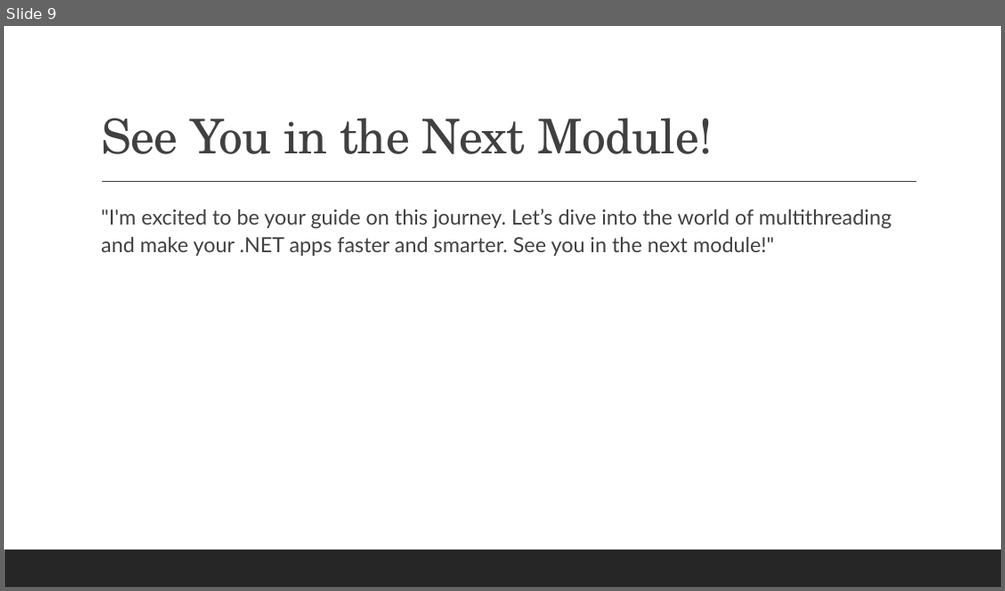
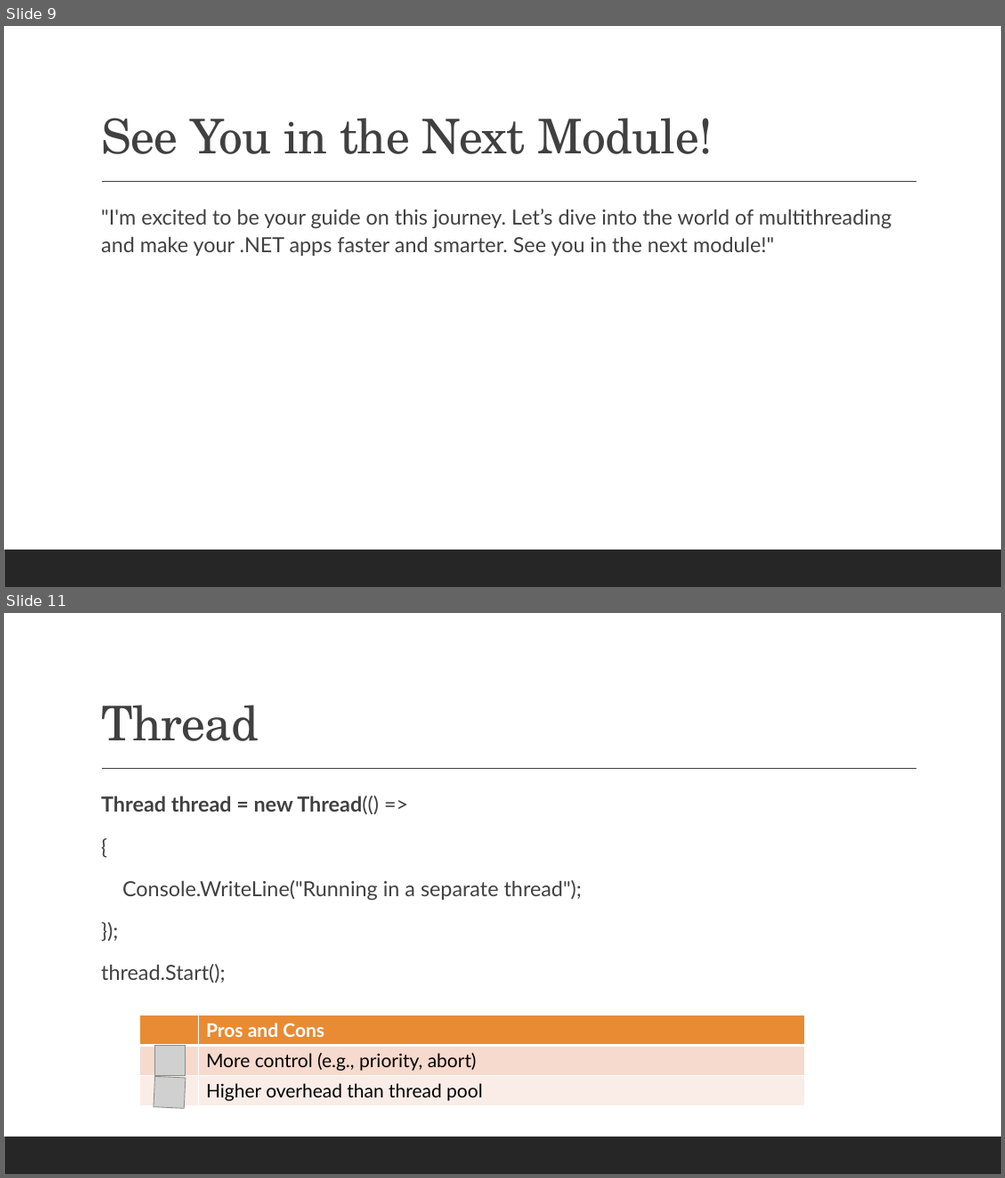
Before and after one commit to bhushanpoojary/MultiThreadingDotNet, a slide deck: PPT/Mastering Multithreading in DotNet.pptx. Shown one above the other, each under a label of ours: slide 9 before the commit, slides 9 and 11 after it; the slides between them are not shown. The pictures are 1005x591 and 1005x1178 pixels, drawn with LibreOffice and Linux fonts; fonts in the diff are those of the drawing; grey boxes stand for pictures. Boxes give left, top, right and bottom in pixels: in the first picture for what was removed or moved away, otherwise in the second. Text is boxed around its words. In the diff, an @@ line names an element or a change of style, - is before the commit and + after.

Commit message:
Added thread pool code and PPT

```diff
--- a/PPT/Mastering Multithreading in DotNet.pptx
+++ b/PPT/Mastering Multithreading in DotNet.pptx
@@ slide 11 added at <box>4,613,1001,1174</box>, background #FFFFFF; not listed: 2 template elements that a slide beside it also shows @@
@@ title added at <box>101,705,259,741</box>, 46 pt, text #404040 @@
+Thread
@@ text added at <box>101,795,582,982</box>, 20 pt, text #404040 @@
+  Thread thread = new Thread(() =>
+  {
+  Console.WriteLine("Running in a separate thread");
+  });
+  thread.Start();
@@ table added at <box>140,1014,805,1106</box>, 3 rows, 2 columns @@
+ | Pros and Cons
+ | More control (e.g., priority, abort)
+ | Higher overhead than thread pool
@@ picture added at <box>155,1046,186,1076</box> @@
@@ picture added at <box>154,1076,186,1108</box> @@
```
Also in this commit, not shown: 6 other slides added, 7 other files.
